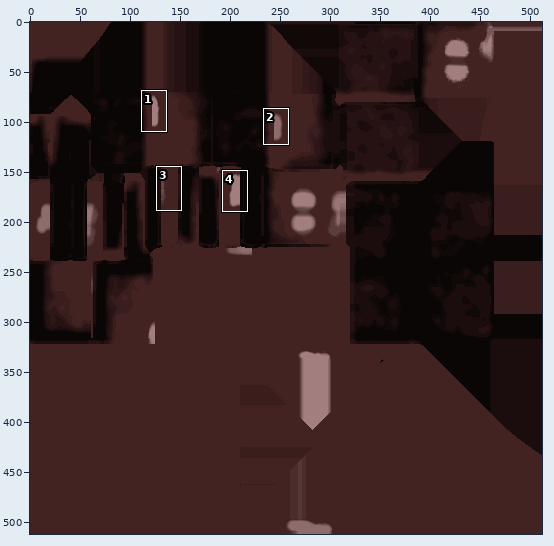
Edited in one commit: sprite sheet (Assets/Environment/Ship/Textures/Sofa/T_Sofa_Base_Color.png). The picture above shows the old version from afar; the outline marks the close-up.
Close-up. Earlier state:
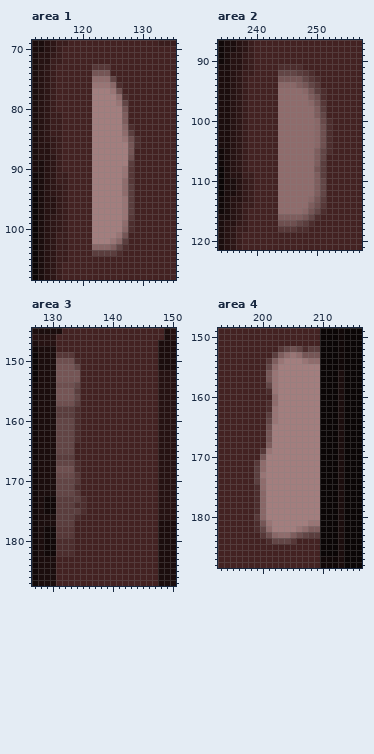
The file is 512x512 pixels. Colours within 5 levels of each other are drawn and written as one. Shown: area 1: x 112..135, y 69..108; area 2: x 234..257, y 87..121; area 3: x 127..150, y 145..187; area 4: x 193..216, y 149..188. The commit also changed other parts of the picture, which this record leaves out.
The result:
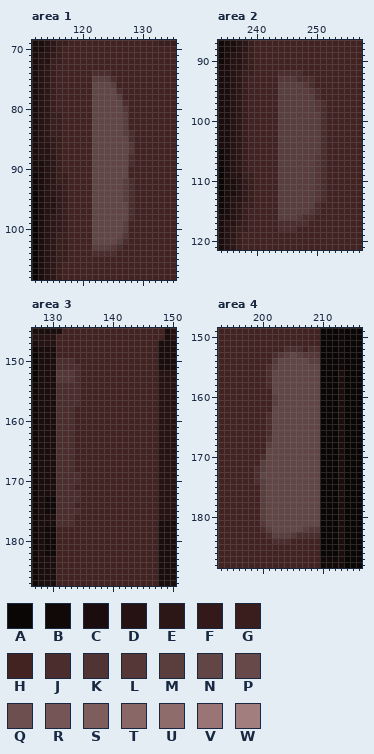
Palette (. is transparent): A #0b0606  B #110808  C #1b0d0d  D #261212  E #2d1616  F #331919  G #3a1d1d  H #432222  J #4c2d2d  K #503333  L #563737  M #5a3d3d  N #624545  P #684949  Q #6e4f4f  R #755555  S #7e5d5d  T #896767  U #8f6c6c  V #997575  W #a37e7e
Difference:
Area 1:
y 73: x 122..124 LLL -> HHH
y 74: x 122..124 RRR -> JJJ
y 75: x 122..125 UUUN -> MMMJ
y 76: x 122..126 VVVTJ -> NNNMH
y 77: x 122..126 WWWVQ -> NNNNJ
y 78: x 122..127 WWWWUJ -> NNNNMH
y 79: x 122..127 WWWWVN -> NNNNNJ
y 80: x 122..127 WWWWWR -> NNNNNL
y 81..82: x 122..127 WWWWWS -> NNNNNM
y 83: x 122..128 WWWWWTJ -> NNNNNMH
y 84: x 122..128 WWWWWUM -> NNNNNMJ
y 85: x 122..129 WWWWWVQJ -> NNNNNNJH
y 86: x 122..129 WWWWWWRJ -> NNNNNNLH
y 87: x 122..128 WWWWWWR -> NNNNNNL
y 88: x 122..128 WWWWWWQ -> NNNNNNJ
y 89: x 122..128 WWWWWWM -> NNNNNNJ
y 90..91: x 122..128 WWWWWVL -> NNNNNNH
y 92: x 122..128 WWWWWUL -> NNNNNMJ
y 93..94: x 122..128 WWWWWUM -> NNNNNMJ
y 95: x 122..128 WWWWWVM -> NNNNNMJ
y 96..97: x 122..128 WWWWWVM -> NNNNNNJ
y 98: x 122..128 WWWWWVL -> NNNNNNJ
y 99: x 122..128 WWWWWUJ -> NNNNNMH
y 100: x 122..128 WWWWWTJ -> NNNNNMH
y 101: x 122..127 WWWWVR -> NNNNNL
y 102: x 122..127 WWWVTM -> NNNNMJ
y 103: x 122..127 TTTSNJ -> MMMLJH
y 104: x 122..126 MMMMJ -> JJJJH
Area 2:
y 91: x 244..247 JJJJ -> HHHH
y 92: x 244..249 NNNMLJ -> JJJJHH
y 93: x 244..250 RRRRNLJ -> LLLJJJH
y 94: x 244..250 TTTSRNL -> MMMMLJH
y 95: x 244..251 UUUUTRMJ -> MMMMMLJH
y 96: x 244..251 UUUUUSQJ -> MMMMMMJH
y 97: x 244..251 UUUUUTRL -> MMMMMMLJ
y 98: x 244..251 UUUUUUSM -> MMMMMMLJ
y 99: x 244..251 UUUUUUSN -> MMMMMMMJ
y 100: x 244..252 UUUUUUTPJ -> MMMMMMMJH
y 101..104: x 244..252 UUUUUUTQJ -> MMMMMMMJH
y 105: x 244..252 UUUUUUSNJ -> MMMMMMMJH
y 106: x 244..251 UUUUUUSN -> MMMMMMLJ
y 107: x 244..251 UUUUUUSM -> MMMMMMLJ
y 108: x 244..251 UUUUUURM -> MMMMMMLJ
y 109: x 244..251 UUUUUUSM -> MMMMMMLJ
y 110..112: x 244..251 UUUUUUSN -> MMMMMMLJ
y 113: x 244..251 UUUUUTRM -> MMMMMMLJ
y 114: x 244..251 UUUUUSQL -> MMMMMMJH
y 115: x 244..251 UUUUTRNJ -> MMMMMLJH
y 116: x 244..250 SSSSRNJ -> MMMLJJH
y 117: x 244..249 QQQNMJ -> JJJJJH
y 118: x 244..248 LLLJJ -> JJJHH
Area 3:
y 149: x 131..133 LLL -> HHH
y 150: x 131..134 QQQJ -> JJJH
y 151: x 131..134 RRRN -> JJJJ
y 152..153: x 131..134 RRRR -> LLLJ
y 154: x 131..134 QQQN -> JJJJ
y 155: x 131..134 RRRM -> JJJJ
y 156: x 131..134 RRRN -> JJJJ
y 157: x 131..134 QQQM -> JJJJ
y 158..159: x 131..134 MMMJ -> JJJH
y 160..163: x 131..134 NNNJ -> JJJH
y 164..165: x 131..133 NNN -> JJJ
y 166: x 131..133 MMM -> JJJ
y 167: x 131..134 NNNJ -> JJJH
y 168: x 131..134 QQQJ -> JJJH
y 169: x 131..134 PPPL -> JJJJ
y 170: x 131..134 NNNL -> JJJJ
y 171: x 131..134 NNNJ -> JJJH
y 172: x 131..134 NNNL -> JJJJ
y 173: x 131..135 MMMMJ -> JJJJH
y 174: x 131..135 MMMJJ -> JJJHH
y 175: x 131..135 MMMMJ -> JJJJH
y 176: x 131..134 MMMJ -> JJJH
y 177: x 131..133 MMM -> JJJ
y 178..179: x 131..133 LLL -> HHH
y 180..182: x 131..133 JJJ -> HHH
Area 4:
y 152: x 203..209 LNQNJMM -> HJJJHJJ
y 153: x 202..209 MSUVURRR -> JLMNMLLL
y 154: x 201..209 LSVWWWVUU -> HLNNNNNMM
y 155: x 201..209 NUWWWWWWW -> JMNNNNNNN
y 156..157: x 201..209 RVWWWWWWW -> JNNNNNNNN
y 158: x 201..209 NVWWWWWWW -> JNNNNNNNN
y 159: x 201..209 JVWWWWWWW -> HNNNNNNNN
y 160: x 202..209 UWWWWWWW -> MNNNNNNN
y 161: x 201..209 JUWWWWWWW -> HMNNNNNNN
y 162: x 201..209 JVWWWWWWW -> HNNNNNNNN
y 163: x 201..209 MVWWWWWWW -> JNNNNNNNN
y 164: x 201..209 NVWWWWWWW -> JNNNNNNNN
y 165: x 201..209 QWWWWWWWW -> JNNNNNNNN
y 166: x 201..209 RWWWWWWWW -> JNNNNNNNN
y 167: x 201..209 RWWWWWWWW -> KNNNNNNNN
y 168: x 201..209 SWWWWWWWW -> MNNNNNNNN
y 169: x 200..209 LVWWWWWWWW -> HNNNNNNNNN
y 170: x 200..209 RWWWWWWWWW -> JNNNNNNNNN
y 171: x 199..209 LUWWWWWWWWW -> HMNNNNNNNNN
y 172: x 199..209 MUWWWWWWWWW -> JMNNNNNNNNN
y 173: x 199..209 MVWWWWWWWWW -> JNNNNNNNNNN
y 174: x 199..209 MUWWWWWWWWW -> JMNNNNNNNNN
y 175: x 199..209 JUWWWWWWWWW -> HMNNNNNNNNN
y 176..179: x 199..209 JTWWWWWWWWW -> HMNNNNNNNNN
y 180: x 199..209 LTWWWWWWWWW -> HMNNNNNNNNN
y 181: x 199..209 JRVWWWWWWVV -> HLNNNNNNNNN
y 182: x 199..209 JNUWWWWVUSS -> HJMNNNNNMLL
y 183: x 200..209 LQTUUSQNMM -> HJMMMLJJJJ
y 184: x 201..205 JNNNL -> HJJJH
